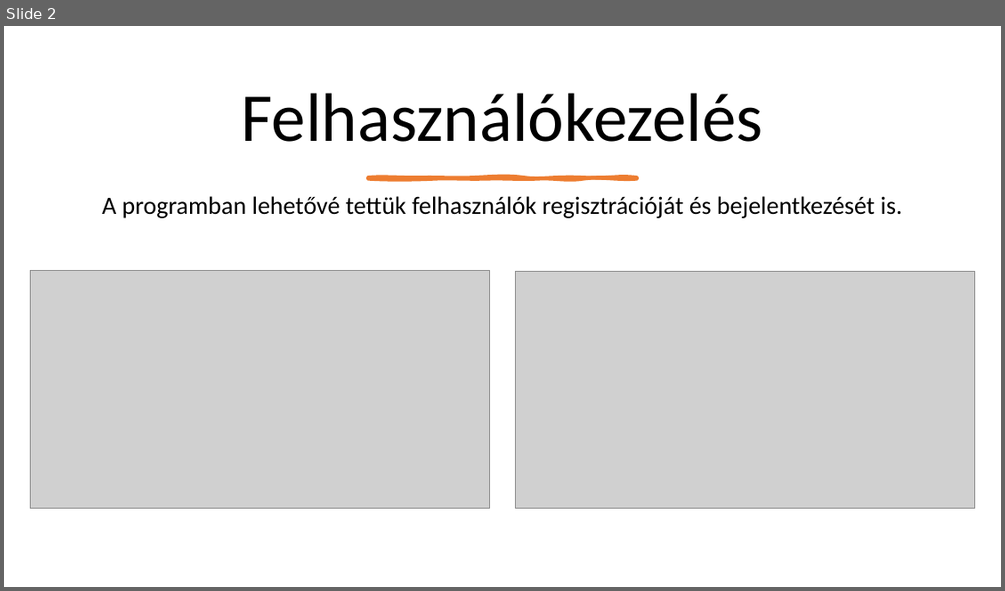
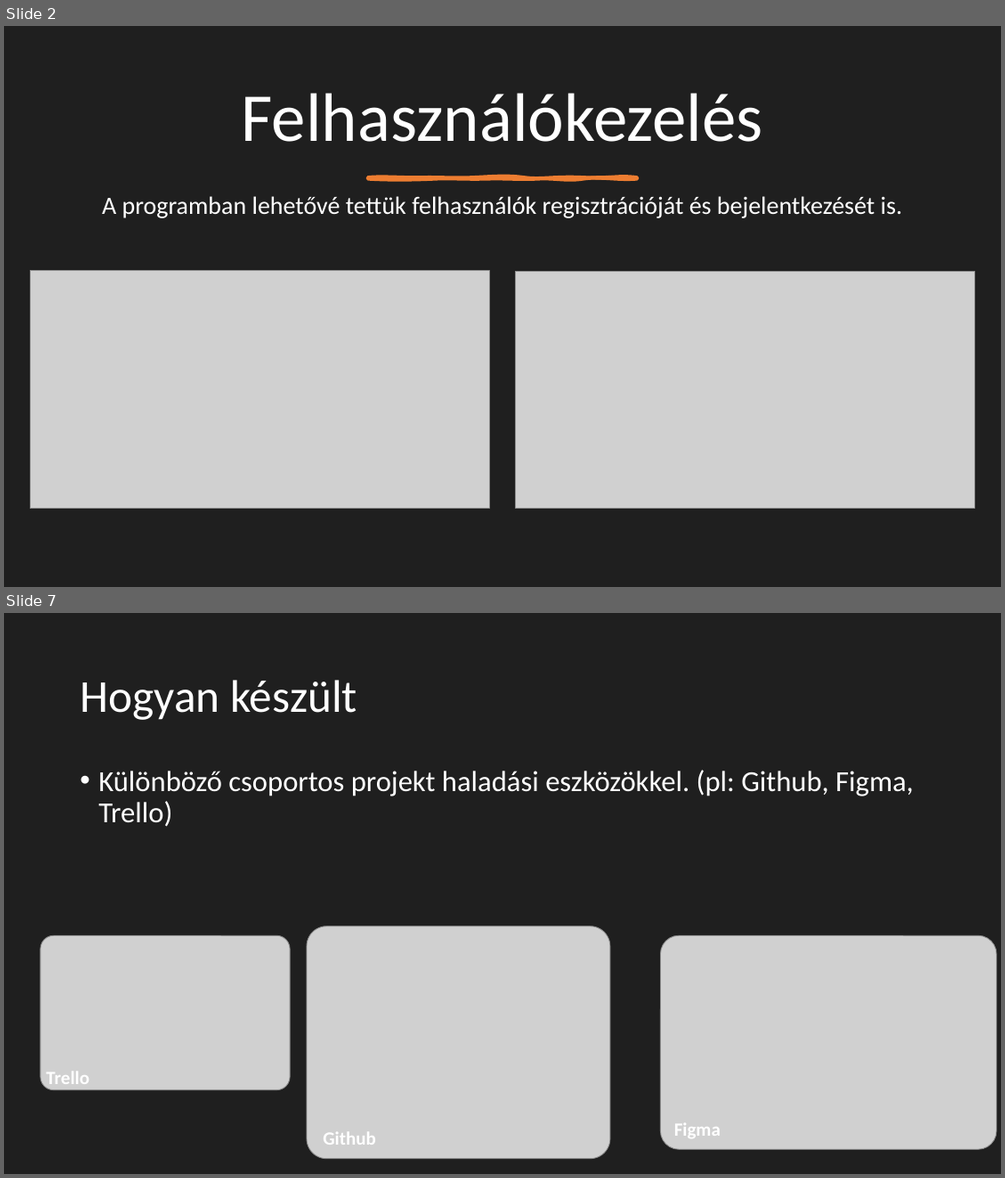
Before and after one commit to PasioteStudio/dusza2024_1, a slide deck: Dusza.pptx. Shown one above the other, each under a label of ours: slide 2 before the commit, slides 2 and 7 after it; the slides between them are not shown. The pictures are 1005x591 and 1005x1178 pixels, drawn with LibreOffice and Linux fonts; fonts in the diff are those of the drawing; grey boxes stand for pictures. Boxes give left, top, right and bottom in pixels: in the first picture for what was removed or moved away, otherwise in the second. Text is boxed around its words. In the diff, an @@ line names an element or a change of style, - is before the commit and + after.

```diff
--- a/Dusza.pptx
+++ b/Dusza.pptx
@@ slide 7 added at [4, 613, 1001, 1174], background #1F1F1F @@
@@ title added at [80, 680, 357, 720], 44 pt, text #FFFFFF @@
+Hogyan készült
@@ text added at [98, 770, 914, 827], 28 pt, text #FFFFFF @@
+• Különböző csoportos projekt haladási eszközökkel. (pl: Github, Figma, Trello)
@@ picture added at [307, 926, 610, 1159] @@
@@ picture added at [40, 935, 291, 1090] @@
@@ picture added at [661, 935, 996, 1149] @@
@@ text added at [46, 1071, 89, 1089], 18 pt, text #FFFFFF, bold @@
+Trello
@@ text added at [323, 1132, 376, 1144], 18 pt, text #FFFFFF, bold @@
+Github
@@ text added at [674, 1123, 720, 1138], 18 pt, text #FFFFFF, bold @@
+Figma
@@ slide 2 changed as well @@
@@ background #FFFFFF to #1F1F1F @@
@@ title "Felhasználókezelés" at [242, 93, 763, 142]: text colour #000000 to #FFFFFF @@
@@ text "A programban lehetővé tettük felhasználók ..." at [102, 196, 902, 218]: text colour #000000 to #FFFFFF @@
```
Also in this commit, not shown: 2 other slides changed, 5 other slides added, 6 other files.
